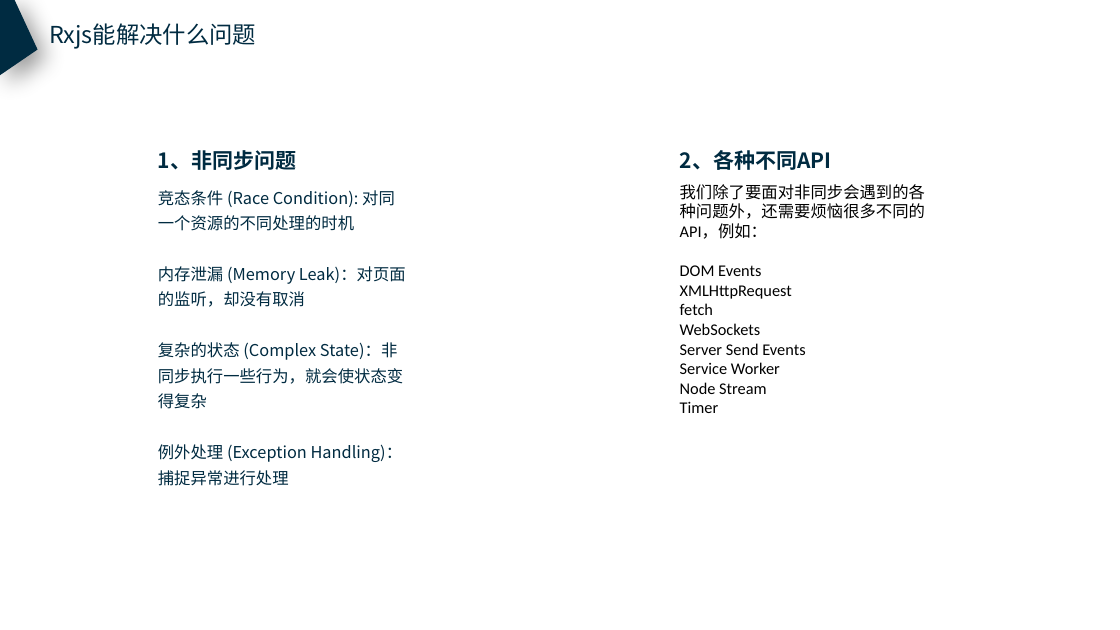
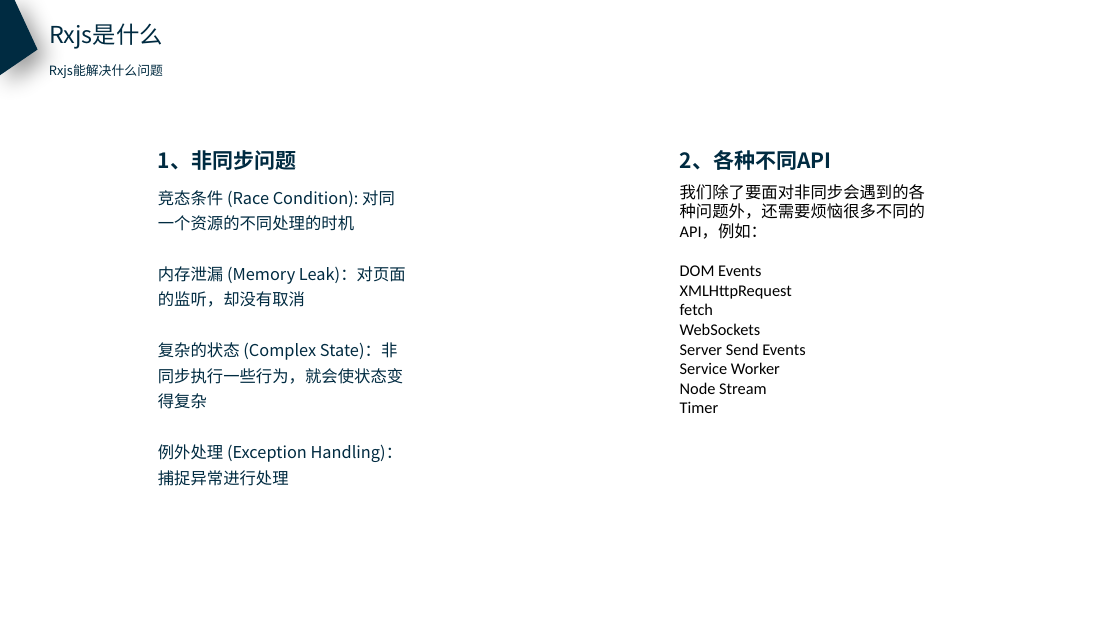
Before and after one commit to luoyiyi/rxjs-demos, a slide deck: slide 6 of rxjs入门分享.pptx (slide 7 before the commit). Drawn at 1120x630 pixels with LibreOffice and Linux fonts; fonts in the diff are those of the drawing. Boxes give left, top, right and bottom in pixels: in the first picture for what was removed or moved away, otherwise in the second. Text is boxed around its words. In the diff, an @@ line names an element or a change of style, - is before the commit and + after.

```diff
--- a/rxjs入门分享.pptx
+++ b/rxjs入门分享.pptx
@@ text added at <box>49,23,163,49</box>, 20 pt, text #002B41 @@
+Rxjs是什么
@@ text "Rxjs能解决什么问题": place and size @@
-text "Rxjs能解决什么问题" at <box>49,23,256,49</box>
+text "Rxjs能解决什么问题" at <box>49,64,163,78</box>
@@ text "Rxjs能解决什么问题" at <box>49,64,163,78</box>: size 20 to 11 pt; line spacing 1 to 1.3 @@
```
Also in this commit, not shown: 4 other slides changed, 4 slides removed, 9 other files.
